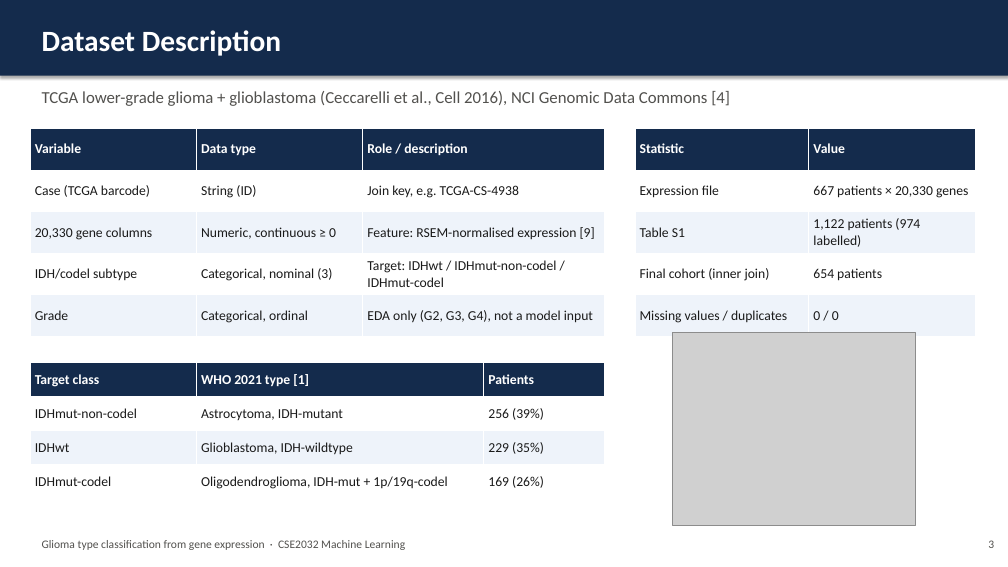
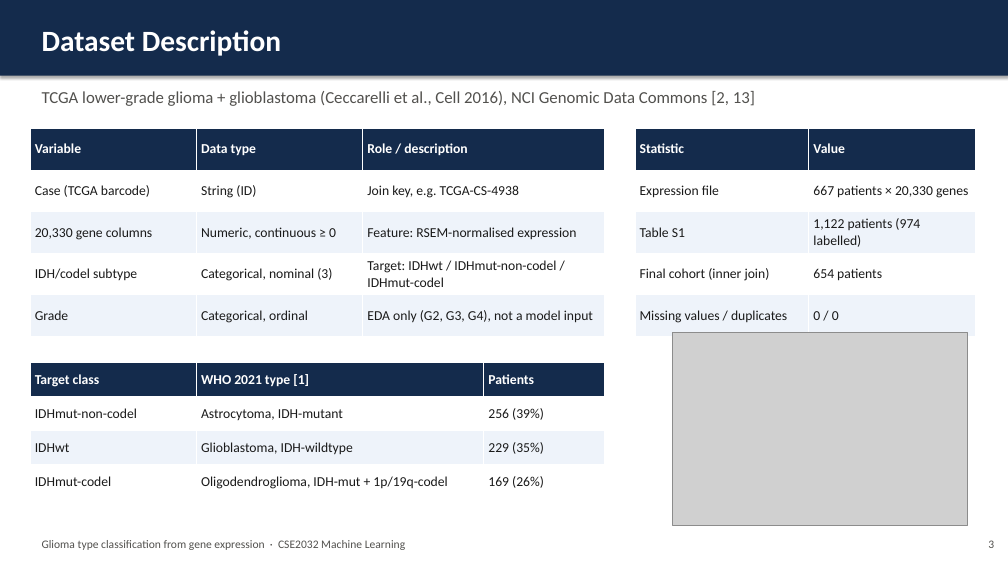
Before and after one commit to isitraghav/glioma-classification-ml, a slide deck: slide 4 of report/Final_Presentation.pptx. Drawn at 1008x567 pixels with LibreOffice and Linux fonts; fonts in the diff are those of the drawing; grey boxes stand for pictures. Boxes give left, top, right and bottom in pixels: in the first picture for what was removed or moved away, otherwise in the second. Text is boxed around its words. In the diff, an @@ line names an element or a change of style, - is before the commit and + after.

```diff
--- a/report/Final_Presentation.pptx
+++ b/report/Final_Presentation.pptx
@@ text at [42,91,755,106]: text changed @@
-TCGA lower-grade glioma + glioblastoma (Ceccarelli et al., Cell 2016), NCI Genomic Data Commons [4]
+TCGA lower-grade glioma + glioblastoma (Ceccarelli et al., Cell 2016), NCI Genomic Data Commons [2, 13]
@@ table at [30,129,605,337] @@
-row 3, column 3: Feature: RSEM-normalised expression [9]
+row 3, column 3: Feature: RSEM-normalised expression
@@ picture: place and size @@
-picture at [673,333,916,526]
+picture at [673,333,968,526]
```
Also in this commit, not shown: 12 other slides changed, 23 other files.
